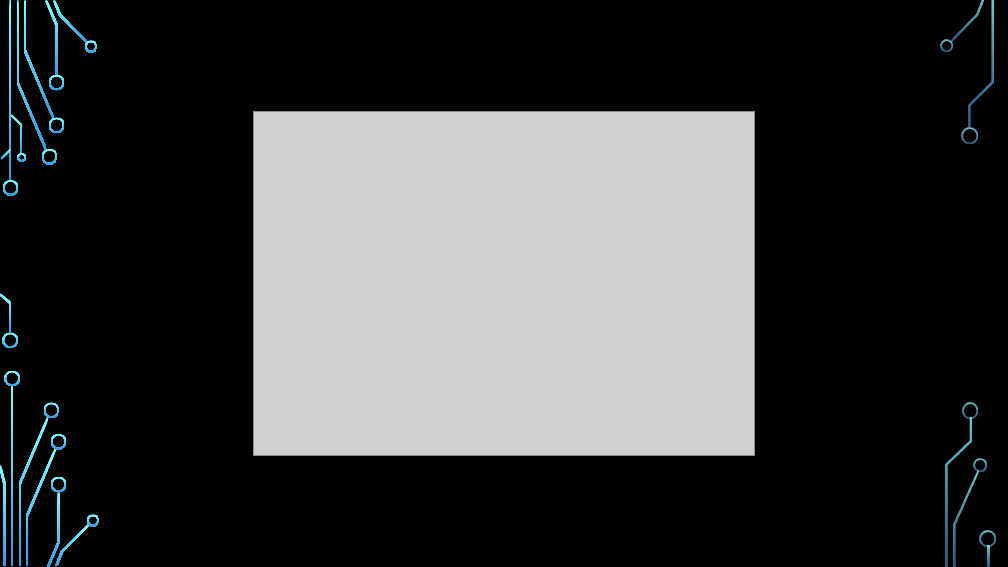
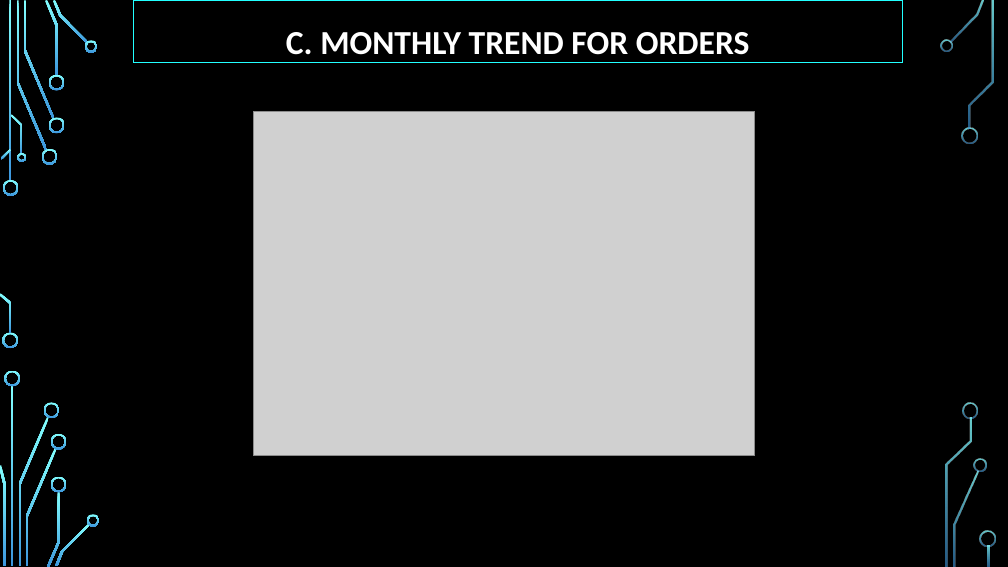
Before and after one commit to Madhavan-Vijayakumar/Projects, a slide deck: slide 8 of Portfolio Projects/Pizza Sales Analysis/SQL/PIZZA SALES REPORT.pptx. Drawn at 1008x567 pixels with LibreOffice and Linux fonts; fonts in the diff are those of the drawing; grey boxes stand for pictures; background and template pictures are left out. Boxes give left, top, right and bottom in pixels: in the first picture for what was removed or moved away, otherwise in the second. Text is boxed around its words. In the diff, an @@ line names an element or a change of style, - is before the commit and + after.

```diff
--- a/Portfolio Projects/Pizza Sales Analysis/SQL/PIZZA SALES REPORT.pptx
+++ b/Portfolio Projects/Pizza Sales Analysis/SQL/PIZZA SALES REPORT.pptx
@@ title "C. MONTHLY TREND FOR ORDERS": place and size @@
-title "C. MONTHLY TREND FOR ORDERS" at [95, 0, 913, 63]
+title "C. MONTHLY TREND FOR ORDERS" at [134, 0, 903, 63]
@@ title "C. MONTHLY TREND FOR ORDERS" at [134, 0, 903, 63]: text colour #000000 to #FFFFFF; fill none to #000000; outline none to #22FFFF 0.75 pt @@
```
Also in this commit, not shown: 16 other slides changed, 1 slide added.
